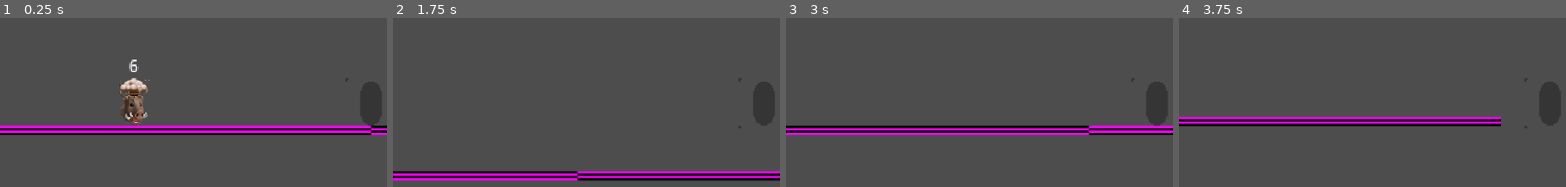
Above: before the commit, frames 1-4 (left to right).
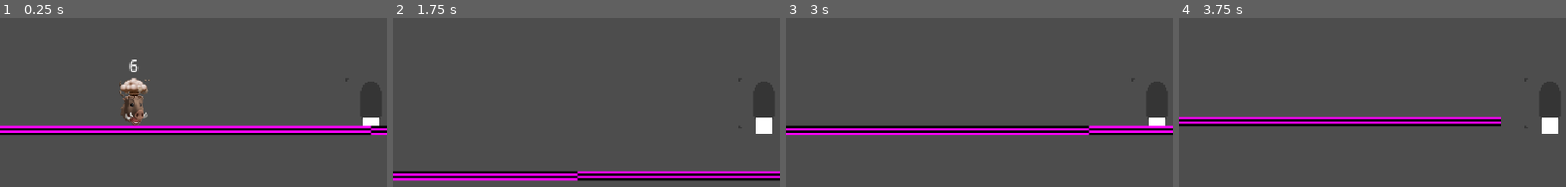
Above: after the commit, the same moments.

Repository: Hevia/BTeam
Game: Godot game, scene res://Scenes/Main/Main.tscn
Two runs of this game, one before a commit and one after it. Both use one fixed random seed, a clock stepped at 60 frames per second and the inputs below.
Inputs (mouse positions are % of the whole screen's width and height, from its top left):
- Up to frame 1 (0.25 s): no input
- Up to frame 2 (1.75 s): tap Enter (TEST_LEVELGEN) at 0.5 s; move the mouse to (72, 58) at 0.52 s; hold = (CAMERA_ZOOM_IN) 0.53-1.28 s; hold D (move_right) from 0.53 s (still down); tap Space (jump) at 0.77, 1.52 s; move the mouse to (30, 70) at 1.27 s; tap - (CAMERA_ZOOM_OUT) at 1.35 s
- Up to frame 3 (3 s): move the mouse to (60, 36) at 2.02 s; release D (move_right) at 2.03 s; hold A (move_left) 2.03-2.78 s; hold Enter (TEST_LEVELGEN) 2.03-2.78 s; move the mouse to (45, 90) at 2.77 s; hold D (move_right) from 2.78 s (still down); click (45, 90) at 2.85 s
- Up to frame 4 (3.75 s): keep holding D (move_right); tap Space (jump) at 3.02 s; move the mouse to (80, 83) at 3.52 s; right-click (80, 83) at 3.6 s
The pictures show only the part of the screen within x 2-52%, y 50-100%; the shares and areas given below are measured in that part.

The runs differ from the first frame. In frame 1, 0.2% of the frame differs, in the area x 93-98%, y 58-64%; in frame 2, 0.4%, in the area x 93-98%, y 58-69%; in frame 3, 0.2%; in frame 4, 0.4%.

Commit message:
Named layers for clarity, fixed throwables
Fixed throwable layering (again)

Named layers so its clear what they're for.

Diff:
--- a/entities/player/Player.tscn
+++ b/entities/player/Player.tscn
@@ -1,9 +1,10 @@
-[gd_scene load_steps=7 format=3 uid="uid://bqvulu7v5gdkl"]
+[gd_scene load_steps=8 format=3 uid="uid://bqvulu7v5gdkl"]
 
 [ext_resource type="Script" uid="uid://hqhyrxfxvggf" path="res://entities/player/PlayerController.gd" id="1_453mm"]
 [ext_resource type="Texture2D" uid="uid://2jngh4w3v3g2" path="res://entities/player/PlaceHolderPlayer.png" id="1_mab2k"]
 [ext_resource type="Script" uid="uid://cpa2wclfa2e4h" path="res://global/hurtbox.gd" id="2_eaotn"]
 [ext_resource type="Script" uid="uid://cjfr04tgxvyjg" path="res://global/Health.gd" id="3_l3c03"]
+[ext_resource type="Script" uid="uid://jc6q63re6rts" path="res://entities/player/enemy_target.gd" id="5_g3lhm"]
 
 [sub_resource type="RectangleShape2D" id="RectangleShape2D_g3lhm"]
 size = Vector2(20, 30)
@@ -45,3 +46,12 @@
 offset = Vector2(0, -14.17)
 
 [node name="AnimationPlayer" type="AnimationPlayer" parent="Visuals"]
+
+[node name="EnemyTarget" type="Marker2D" parent="."]
+script = ExtResource("5_g3lhm")
+
+[node name="ColorRect" type="ColorRect" parent="EnemyTarget"]
+offset_left = -5.0
+offset_top = -5.0
+offset_right = 5.0
+offset_bottom = 5.0
--- a/entities/player/throwables/PlaceholderLargeThrowable.tscn
+++ b/entities/player/throwables/PlaceholderLargeThrowable.tscn
@@ -11,8 +11,8 @@
 radius = 9.0
 
 [node name="PlaceholderLargeThrowable" type="RigidBody2D" node_paths=PackedStringArray("collider")]
-collision_layer = 0
-collision_mask = 130
+collision_layer = 8
+collision_mask = 138
 mass = 3.29
 script = ExtResource("1_7les5")
 collider = NodePath("CollisionShape2D")
--- a/entities/player/throwables/PlaceholderThrowable.tscn
+++ b/entities/player/throwables/PlaceholderThrowable.tscn
@@ -10,8 +10,8 @@
 radius = 6.92816
 
 [node name="PlaceholderThrowable" type="RigidBody2D" node_paths=PackedStringArray("collider")]
-collision_layer = 2
-collision_mask = 130
+collision_layer = 8
+collision_mask = 138
 script = ExtResource("1_ym2nb")
 collider = NodePath("CollisionShape2D")
 
--- a/project.godot
+++ b/project.godot
@@ -78,6 +78,13 @@
 ]
 }
 
+[layer_names]
+
+2d_physics/layer_1="Player"
+2d_physics/layer_2="Enemies"
+2d_physics/layer_4="Projectiles"
+2d_physics/layer_8="Terrain"
+
 [rendering]
 
 textures/canvas_textures/default_texture_filter=0
